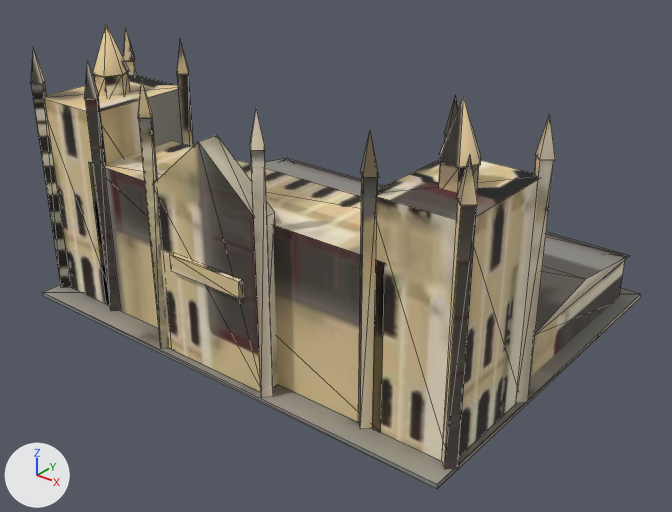
The glTF model nostalgia/assets3d/kachiguda_station.glb as it was, and as the next commit left it.
Before and after are seen from a camera (50 mm lens) standing at (104.6, -132.7, 91.1) and looking at (3.4, -6.2, 12.7). Arrows for +X, +Y and +Z are at lower left; the lights stay in place. The first picture is the older version. Mesh edges are drawn as thin lines. Vertices at exactly the same position are counted once.

In view in the first picture: 'kachiguda_station_body'.
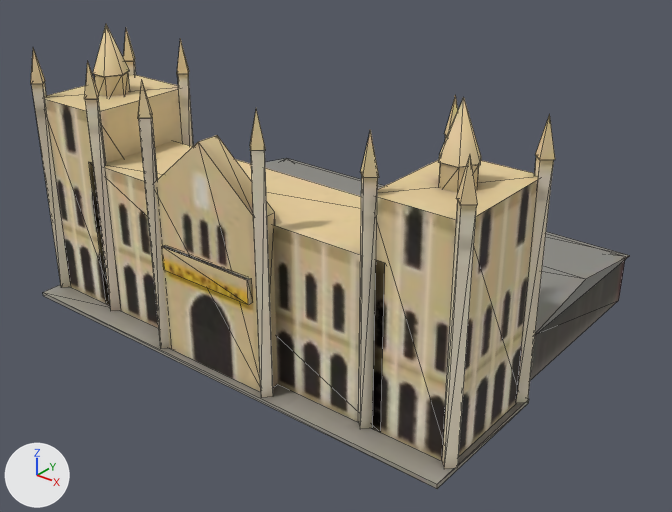
Changed parts and their boxes (x1, y1, x2, y2) in the pictures (672 x 512 px; the box of a moved part takes in the faces that stretch with it):
'kachiguda_station_body', reshaped, surface changed
    before: (31, 24, 641, 489)
    after: (31, 24, 630, 489)
part 1 of me_kachiguda_station_body, moved or reshaped
    before: (170, 253, 243, 299)
    after: (162, 245, 252, 305)
part 2 of me_kachiguda_station_body, moved or reshaped
    before: (43, 285, 641, 489)
    after: (43, 285, 529, 489)
part 3 of me_kachiguda_station_body, surface changed
    before: (31, 29, 641, 489)
    after: (31, 29, 630, 489)

The change, as a diff of the scene's bpy script:
```diff
--- a/nostalgia/assets3d/kachiguda_station.glb.py
+++ b/nostalgia/assets3d/kachiguda_station.glb.py
@@ me_kachiguda_station_body @@
 # used by ob_kachiguda_station_body; location = (0.0, 0.0, 0.0)
 # before: 2 (-48.1, 38.1, 0.0), 3 (-48.1, 38.1, 0.9), 6 (48.1, 38.1, 0.0) at pixel (640, 297), 7 (48.1, 38.1, 0.9) at pixel (641, 293)
-me_kachiguda_station_body.from_pydata(...)  # 232 vertices, 344 faces; spans x -48.7..48.7, y -38.1..38.1, z 0.0..54.2
+me_kachiguda_station_body.from_pydata(...)  # 232 vertices, 344 faces; spans x -48.7..48.7, y -38.1..35.1, z 0.0..54.2
+# me_kachiguda_station_body part 1: the loose piece of 8 vertices spanning x -8.2..8.2, y -37.5..-36.5, z 18.1..21.3 is scaled about its middle by (1.24, 1, 1.41), then moved by (0.0, 0.0, 0.2)
+# me_kachiguda_station_body part 2
+for i in [2, 3, 6, 7]: me_kachiguda_station_body.vertices[i].co += Vector((0.0, -48.0, 0.0))
+# me_kachiguda_station_body part 3: texture (UV) coordinates of 344 of 344 faces, centred in x -48.1..48.1, y -38.1..38.1, z 0.3..48.0, changed; they spanned u 0.0..1.0, v 0.0..0.99 and now span u 0.0..1.0, v 0.0..0.99
 me_kachiguda_station_body.materials.append(mat_m_kachiguda_station)
```
